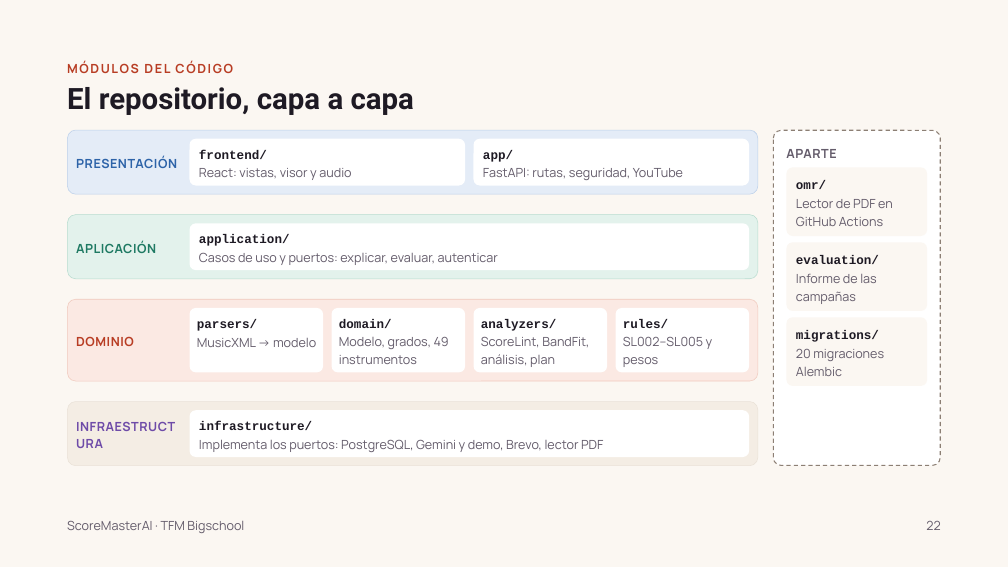
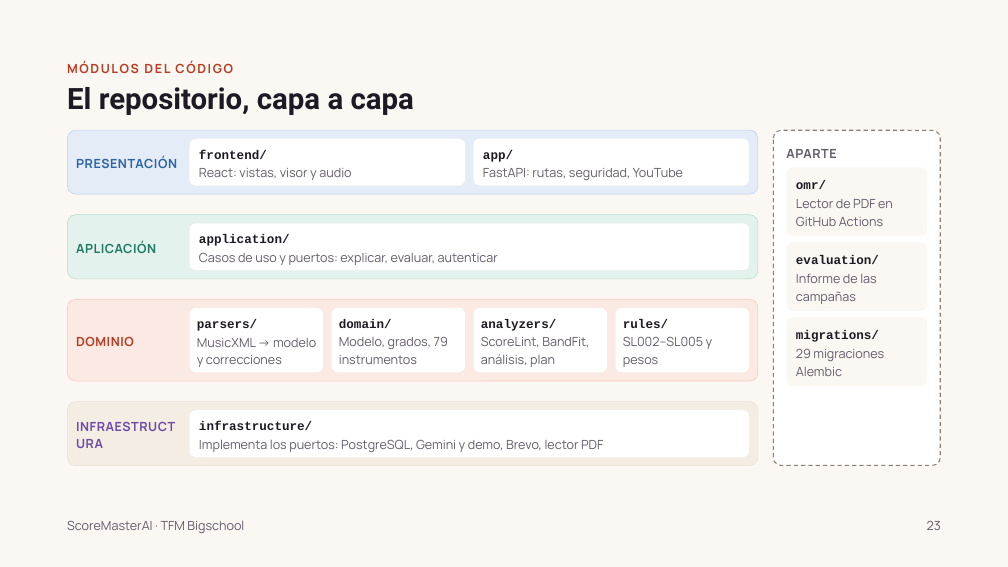
Before and after one commit to monicamorenogomez76/scoremaster-ai, a slide deck: slide 23 of docs/ScoreMasterAI · TFM.pptx (slide 22 before the commit). Drawn at 1008x567 pixels with LibreOffice and Linux fonts; fonts in the diff are those of the drawing; background and template pictures are left out. Boxes give left, top, right and bottom in pixels: in the first picture for what was removed or moved away, otherwise in the second. Text is boxed around its words. In the diff, an @@ line names an element or a change of style, - is before the commit and + after.

```diff
--- a/docs/ScoreMasterAI · TFM.pptx
+++ b/docs/ScoreMasterAI · TFM.pptx
@@ text at (197,338,316,367): text changed @@
-MusicXML → modelo
+MusicXML → modelo y correcciones
@@ text at (339,337,448,364): text changed @@
-Modelo, grados, 49 instrumentos
+Modelo, grados, 79 instrumentos
@@ text at (796,349,884,376): text changed @@
-20 migraciones Alembic
+29 migraciones Alembic
@@ text at (927,521,941,530): text changed @@
-22
+23
```
Also in this commit, not shown: 34 other slides changed, 1 slide added, 3 other files.
